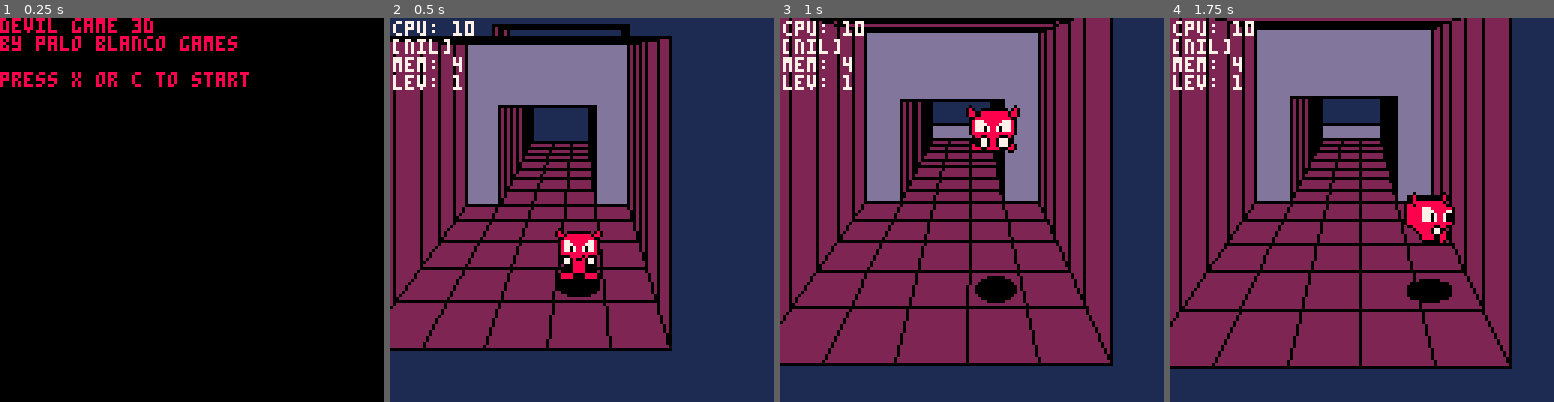
Above: before the commit, frames 1-4 (left to right).
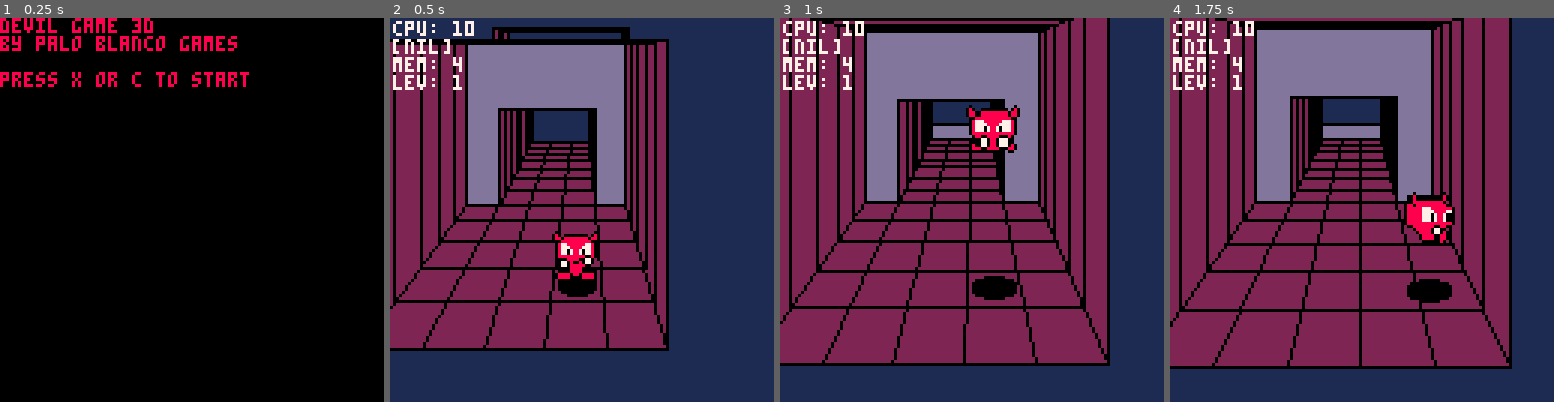
Above: after the commit, the same moments.

Repository: paloblanco/devilgame
Game: PICO-8 cartridge devilgame.p8
Two runs of this game, one before a commit and one after it. Both use one fixed random seed, a clock stepped at 60 frames per second and the inputs below.
Inputs:
- Up to frame 1 (0.25 s): no input
- Up to frame 2 (0.5 s): tap X (X key) at 0.33 s
- Up to frame 3 (1 s): tap O (Z key) at 0.7 s
- Up to frame 4 (1.75 s): tap X (X key) at 1.07 s; hold Right from 1.6 s (still down); tap O (Z key) at 1.7 s

Frame 1 is identical in both runs. In frame 2, 8.5% of the frame differs, in the area x 0-74%, y 1-87%; in frame 3, 4.3%; in frame 4, 1.0%.

Commit message:
level1 work, spikes implemented

Diff:
--- a/devilgame.p8
+++ b/devilgame.p8
@@ -869,11 +869,39 @@
 end
 
 flag = actor:new()
-flag.sp=12
+flag.sp=74
+flag.pix=8
 flag.shadow=true
 
 function flag:bump_me(other)
 
+end
+
+spikes = actor:new()
+spikes.sp=75
+spikes.pix=8
+spikes.shadow=true
+
+function spikes:bump_me(other)
+	if other.blink <= 0 then
+		other.blink=60
+		other.hurt=20
+		freeze=20
+	end
+end
+
+function spikes:update()
+ if not self.ball then
+ 	if self.x+1 < self.myzone.x1 then
+ 		ss = spikes:new({x=self.x+1,y=self.y,z=self.z})
+ 		ss:assign_zone(self.myzone)
+ 	end
+ 	if self.y+1 < self.myzone.y1 then
+ 		ss = spikes:new({x=self.x,y=self.y+1,z=self.z})
+ 		ss:assign_zone(self.myzone)
+ 	end
+ 	self.ball = true
+ end
 end
 
 badguy = actor:new()
@@ -1439,6 +1467,7 @@
 nsentryud = 5
 nportal = 6
 nflag = 7
+nspikes = 8
 
 acreator={}
 acreator[nhero]=p1
@@ -1447,7 +1476,8 @@
 acreator[nsentrylr] = sentrylr
 acreator[nsentryud] = sentryud
 acreator[nportal] = portal
-acreator[flag] = flag
+acreator[nflag] = flag
+acreator[nspikes] = spikes
 
 mstart=0x2000
 
@@ -1562,22 +1592,22 @@
 11077777777770111107777777777011171111711111111111010870080100110801000000001080108800888800880111088008880111111108888888888011
 11107777777701111110777777770111117777111111111111111000001111111011111111111101110011000011001111108000001111111110888888880111
 11110000000011111111000000001111111111111111111111111111111111111111111111111111111111111111111111110111111111111111000000001111
-11000011110000111100001111000011111111111111111111011111111111011111111111111111111111111111111111111111111111111111111111111111
-10dddd011066660110dddd0110dddd01100010000001000110601000000100601111111111111111111111111111111111111111111111111111111111111111
-06dddd600670776010dddd0110dddd01106605555550660110660777777066601111111111111111111111111111111111111111111111111111111111111111
-0666d660060000601100d0111100d011106055550555060111007777770666011111111111111111111111111111111111111111111111111111111111111111
-066dd66006700760110dd011110dd011110555506055501111077707777000111111111111111111111111111111111111111111111111111111111111111111
-0666d660067077601110d0111110d011105555550555550111070000007770111111111111111111111111111111111111111111111111111111111111111111
-066dd66006666660110dd011110dd011105505555555550111077000777770111111111111111111111111111111111111111111111111111111111111111111
-00000000000000001110011111100111105060555550550110077707777000111111111111111111111111111111111111111111111111111111111111111111
-11000011115555111100001111000011105505555506050107077707770777011111111111111111111111111111111111111111111111111111111111111111
-106666011566665110dddd0110dddd01105555555550550100077707770077011111111111111111111111111111111111111111111111111111111111111111
-066006606661166510dddd0110dddd01105555505555550107077707770777011111111111111111111111111111111111111111111111111111111111111111
-060ee060661111651100d0111100d011110555060555501100077777770077011111111111111111111111111111111111111111111111111111111111111111
-060ee06065111166110dd011110dd011106055505555060107077777770777011111111111111111111111111111111111111111111111111111111111111111
-06600660665115661110d0111110d011106605555550660110077777777000111111111111111111111111111111111111111111111111111111111111111111
-0666666016655661110dd011110dd011100010000001000111107777777701111111111111111111111111111111111111111111111111111111111111111111
-00000000116666111110011111100111111111111111111111110000000011111111111111111111111111111111111111111111111111111111111111111111
+11000011110000111100001111000011111111111111111111011111111111011101111111111101161188111117611111111111111111111111111111111111
+10dddd011066660110dddd0110dddd01100010000001000110601000000100601060100000010060108888881117611111111111111111111111111111111111
+06dddd600670776010dddd0110dddd011066055555506601106607777770666010660777777066601088aa881117611111111111111111111111111111111111
+0666d660060000601100d0111100d01110605555055506011100777777066601110077777706660110aa88aa1176661111111111111111111111111111111111
+066dd66006700760110dd011110dd011110555506055501111077707777000111107770777700011108888881176661111111111111111111111111111111111
+0666d660067077601110d0111110d011105555550555550111070000007770111107000000777011108811881776665111111111111111111111111111111111
+066dd66006666660110dd011110dd011105505555555550111077000777770111107700077777011101111117766666511111111111111111111111111111111
+00000000000000001110011111100111105060555550550110077707777000111007770777700011101111117766666511111111111111111111111111111111
+11000011115555111100001111000011105505555506050107077707770777010707770777077701111111111111111111111111111111111111111111111111
+106666011566665110dddd0110dddd01105555555550550100077707770077010007770777007701111111111111111111111111111111111111111111111111
+066006606661166510dddd0110dddd01105555505555550107077707770777010707770777077701111111111111111111111111111111111111111111111111
+060ee060661111651100d0111100d011110555060555501100077777770077010007777777007701111111111111111111111111111111111111111111111111
+060ee06065111166110dd011110dd011106055505555060107077777770777010707777777077701111111111111111111111111111111111111111111111111
+06600660665115661110d0111110d011106605555550660110077777777000111007777777700011111111111111111111111111111111111111111111111111
+0666666016655661110dd011110dd011100010000001000111107777777701111110777777770111111111111111111111111111111111111111111111111111
+00000000116666111110011111100111111111111111111111110000000011111111000000001111111111111111111111111111111111111111111111111111
 11111111111111111111111111111111111111111111111111111111111111111111111111111111111111111111111111111111111111111111111111111111
 11111111111111111111111111111111111111111111111111111111111111111111111111111111111111111111111111111111111111111111111111111111
 11111111111111111111111111111111111111111111111111111111111111111111111111111111111111111111111111111111111111111111111111111111
@@ -1733,8 +1763,9 @@
 
 
 __map__
-646469696965676564fe6564676b67fe62636b686bfe656569666afe6465696569fe6466696667fe6564676867fe64646d6767fe6a5a676671feff61666f6a6f656666646667676566686765666967656667686568676964fe6965676b67666567656665686566656965fe61626d6b6b6768676667696766fe6965676b676665
-67656665686566656965fe62636b6a6a6a676764feff61666f6a6f65666664666767656668676566696765666768656668686568676964fe6965676b67666567656665686566656965fe61626d6b6b6768676667696766fe6965676b67666567656665686566656965fe62636b6a6a6a676764feff61666f6a6f656666646667
-6765666867656669676566676865666868656669686568676964fe6965676b67666567656665686566656965fe61626d6b6b6768676667696766fe6965676b67666567656665686566656965fe62636b6a6a6a676764feff61666f6a6f6566666466676765666867656669676566676865666868656669686566676766666867
-666669676668676964fe6965676b67666567656665686566656965fe61626d6b6b6768676667696766fe6965676b67666567656665686566656965fe62636b6a6a6a676764feff61666f6a6f65666664666767656668676566696765666768656668686566696865666767666668676666696766666766656668666566696665
-68676964fe6965676b67666567656665686566656965fe61626d6b6b6768676667696766fe6965676b67666567656665686566656965fe62636b6a6a6a676764feff0000000000000000000000000000000000000000000000000000000000000000000000000000000000000000000000000000000000000000000000000000
+646469696965676564fe6564676b67fe62636b686bfe656569666afe6465696569fe6466696667fe6564676867fe64646d6767fe6a5a676671fe64646768676b656664fe6362696d6a6864696468686a6468646b6467666a66fe6565676867fe646468676afe646368666b6c646464fe646568666afe646368666b6c646464fe
+646568676afeff61666f6a6f656666646667676566686765666967656667686568676964fe6965676b67666567656665686566656965fe61626d6b6b6768676667696766fe6965676b67666567656665686566656965fe62636b6a6a6a676764feff61666f6a6f65666664666767656668676566696765666768656668686568
+676964fe6965676b67666567656665686566656965fe61626d6b6b6768676667696766fe6965676b67666567656665686566656965fe62636b6a6a6a676764feff61666f6a6f6566666466676765666867656669676566676865666868656669686568676964fe6965676b67666567656665686566656965fe61626d6b6b6768
+676667696766fe6965676b67666567656665686566656965fe62636b6a6a6a676764feff61666f6a6f6566666466676765666867656669676566676865666868656669686566676766666867666669676668676964fe6965676b67666567656665686566656965fe61626d6b6b6768676667696766fe6965676b676665676566
+65686566656965fe62636b6a6a6a676764feff61666f6a6f6566666466676765666867656669676566676865666868656669686566676766666867666669676666676665666866656669666568676964fe6965676b67666567656665686566656965fe61626d6b6b6768676667696766fe6965676b6766656765666568656665
+6965fe62636b6a6a6a676764feff000000000000000000000000000000000000000000000000000000000000000000000000000000000000000000000000000000000000000000000000000000000000000000000000000000000000000000000000000000000000000000000000000000000000000000000000000000000000
--- a/level1.lua
+++ b/level1.lua
@@ -9,6 +9,7 @@
 nsentryud = 5
 nportal = 6
 nflag = 7
+nspikes = 8
 
 
 function add_zone(layout,actorinfo,destination)
@@ -70,5 +71,35 @@
 }
 add_zone(l10,a10,level1)
 
+l11 = {-1,-2,5,9,6}
+a11 = {
+    {nsentrylr,0,5,0},
+    {nsentrylr,4,6,0},
+    {nsentrylr,0,7,0},
+    {nkey,2,6,2}
+}
+add_zone(l11,a11,level1)
+
+l12 = {1,1,3,4,3}
+add_zone(l12,{},level1)
+
+l13 = {0,0,4,3,6}
+add_zone(l13,{},level1)
+
+l14 = {0,-1,4,2,7}
+a14 = {
+    {nspikes,0,0,0}
+}
+add_zone(l14,a14,level1)
+
+l15 = {0,1,4,2,6}
+add_zone(l15,{},level1)
+
+--16 is same as 14
+add_zone(l14,a14,level1)
+
+l17 = {0,1,4,3,6}
+add_zone(l17,{},level1)
+
 return level1
 end
